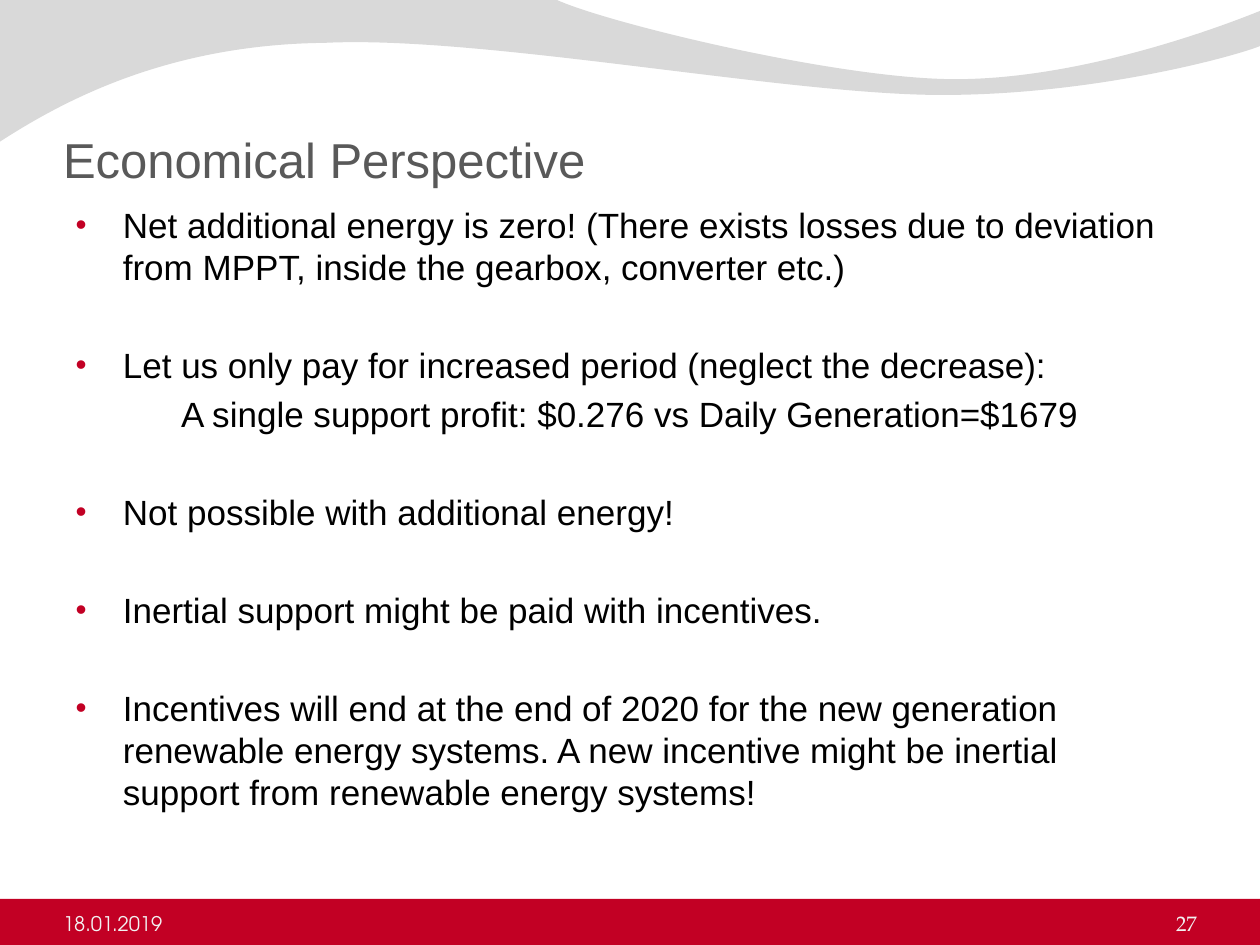
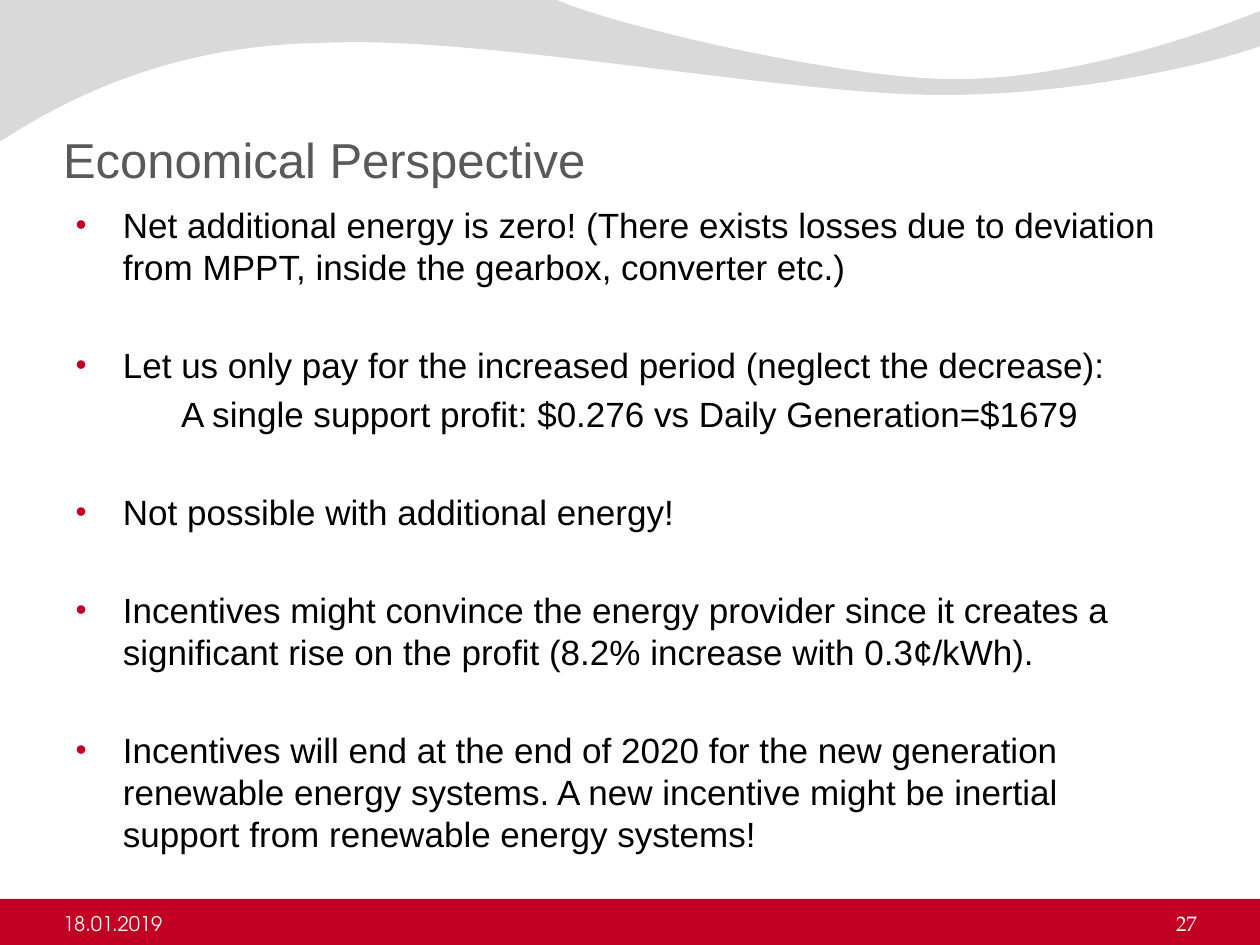
Before and after one commit to ErencanDuymaz/Research, a slide deck: slide 27 of Thesis/Thesis Defence/Erencan_Duymaz_thesis_defence.pptx. Drawn at 1260x945 pixels with LibreOffice and Linux fonts; fonts in the diff are those of the drawing; background and template pictures are left out. Boxes give left, top, right and bottom in pixels: in the first picture for what was removed or moved away, otherwise in the second. Text is boxed around its words. In the diff, an @@ line names an element or a change of style, - is before the commit and + after.

```diff
--- a/Thesis/Thesis Defence/Erencan_Duymaz_thesis_defence.pptx
+++ b/Thesis/Thesis Defence/Erencan_Duymaz_thesis_defence.pptx
@@ text at box(123, 352, 1103, 385): text changed @@
-• Let us only pay for increased period (neglect the decrease):
+• Let us only pay for the increased period (neglect the decrease):
@@ text at box(123, 597, 1107, 672): text changed @@
-• Inertial support might be paid with incentives.
+• Incentives might convince the energy provider since it creates a significant rise on the profit (8.2% increase with 0.3¢/kWh).
```
Also in this commit, not shown: 9 other slides changed, 2 slides added, 1 slide removed, 10 other files.
